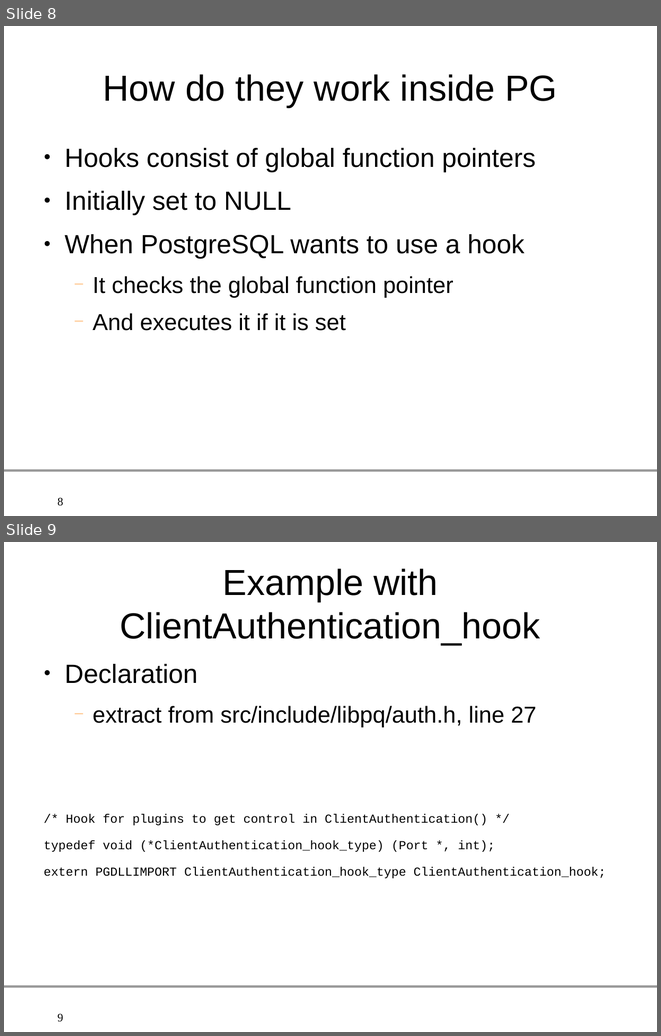
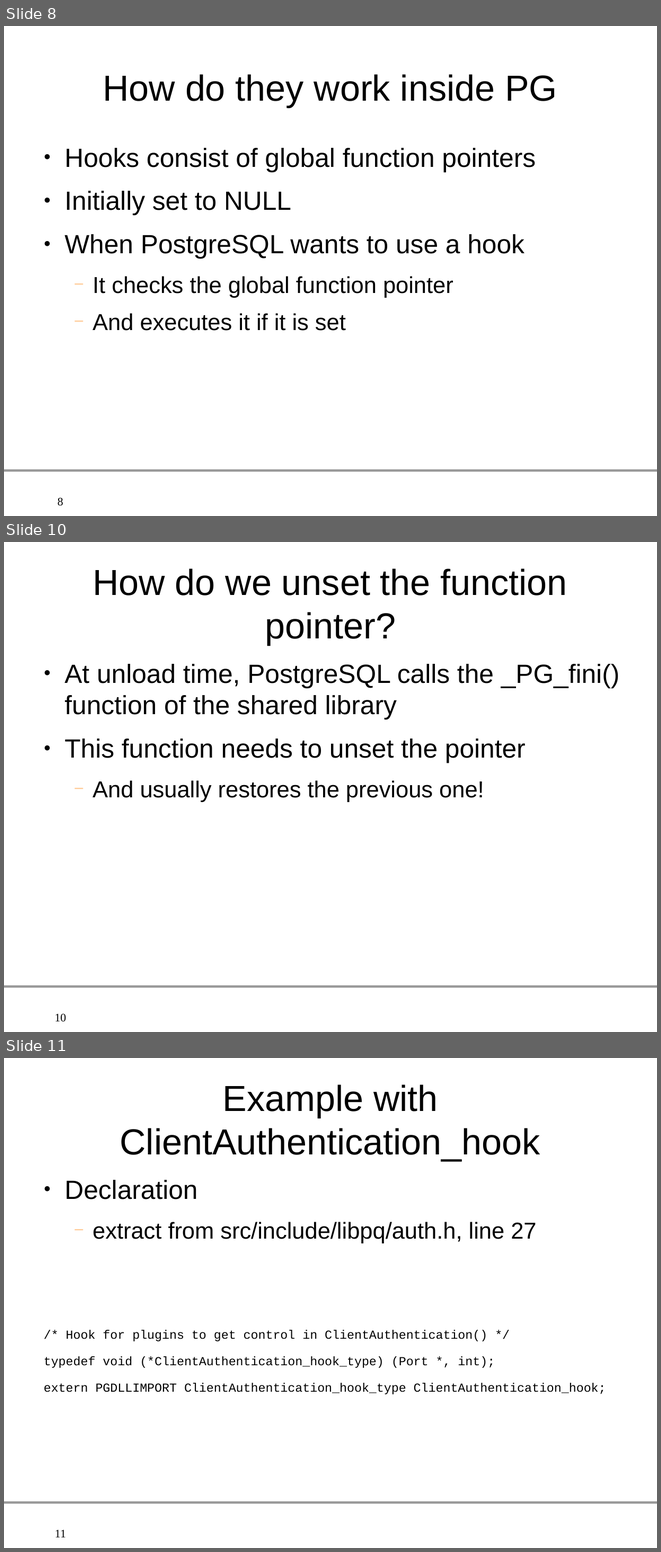
Before and after one commit to gleu/Hooks-in-PostgreSQL, a slide deck: hooks_in_postgresql.odp. Shown one above the other, each under a label of ours: slides 8 and 9 before the commit, slides 8, 10 and 11 after it; the slides between them are not shown. The pictures are 661x1036 and 661x1552 pixels, drawn with LibreOffice and Linux fonts; fonts in the diff are those of the drawing; background and template pictures are left out. Boxes give left, top, right and bottom in pixels: in the first picture for what was removed or moved away, otherwise in the second. Text is boxed around its words. In the diff, an @@ line names an element or a change of style, - is before the commit and + after.

Commit message:
Four more slides
to explain how to set/unset the function pointer, and the parameters of a
ClientAuthentication_hook and of a check_password_hook.

```diff
--- a/hooks_in_postgresql.odp
+++ b/hooks_in_postgresql.odp
@@ slide 10 added at (4, 542, 657, 1032), background #FFFFFF; not listed: 2 template elements that a slide beside it also shows @@
@@ title added at (93, 568, 567, 645), 44 pt, text #000000 @@
+How do we unset the function pointer?
@@ text added at (64, 664, 620, 802), 32 pt, text #000000 @@
+● At unload time, PostgreSQL calls the _PG_fini() function of the shared library
+● This function needs to unset the pointer
+  − And usually restores the previous one!
@@ what was slide 9 is now slide 11 @@
@@ page number at (55, 1530, 66, 1538): text changed @@
-9
+11
```
Also in this commit, not shown: 3 slides changed, 3 other slides added.
